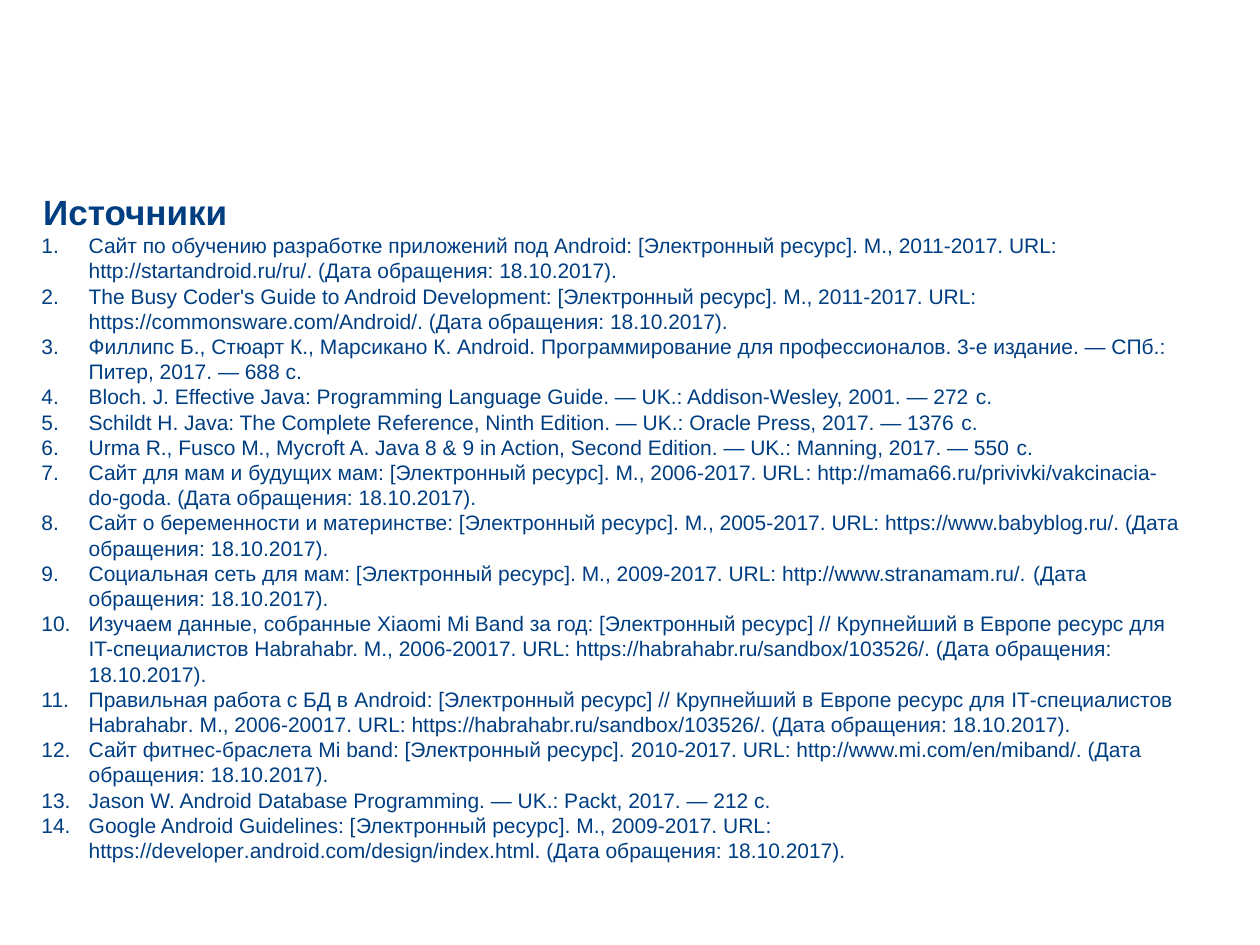
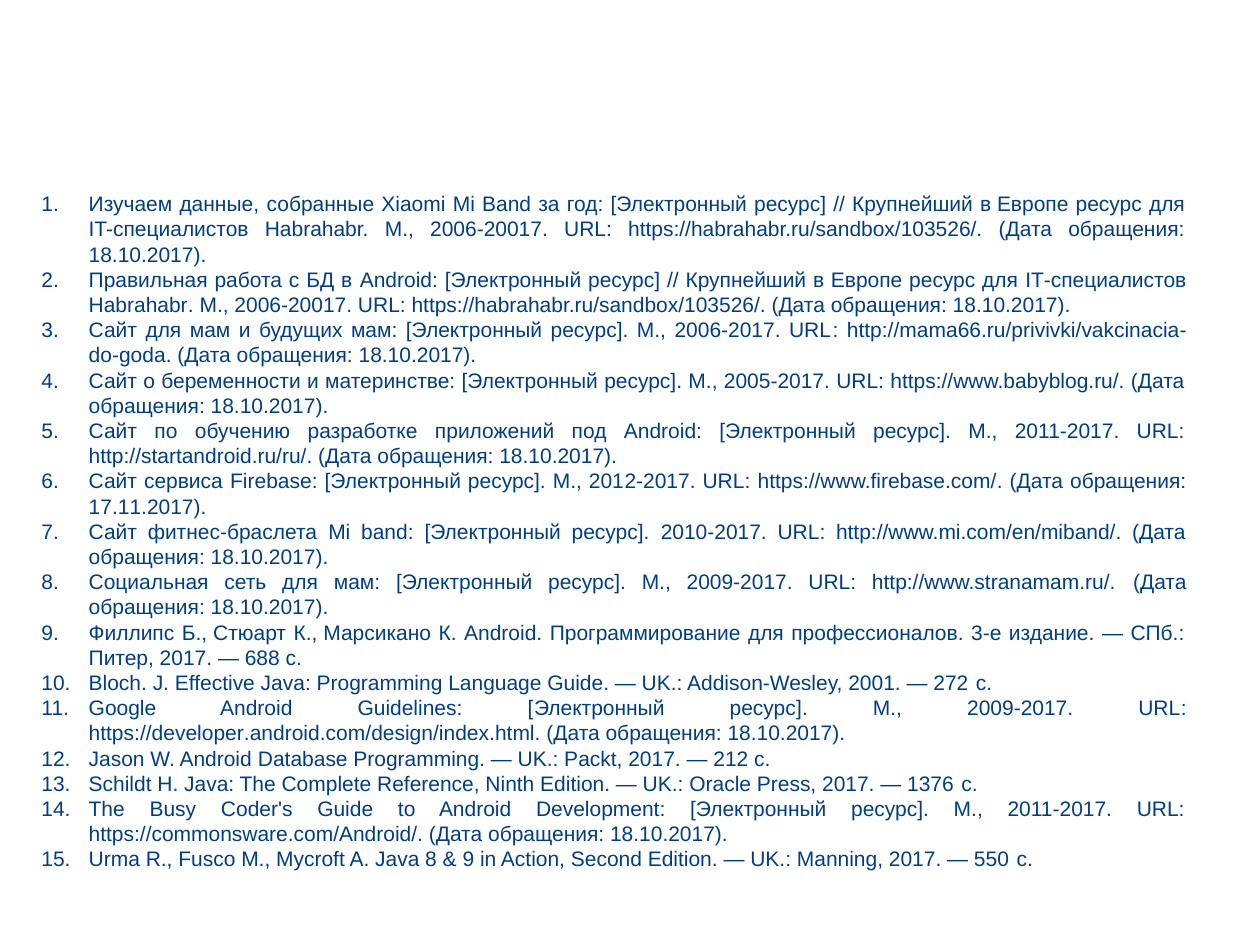
Before and after one commit to arepina/MomAndBaby, a slide deck: slide 9 of docs/Presentation.pptx. Drawn at 1260x945 pixels with LibreOffice and Linux fonts; fonts in the diff are those of the drawing; background and template pictures are left out. Boxes give left, top, right and bottom in pixels: in the first picture for what was removed or moved away, otherwise in the second. Text is boxed around its words. In the diff, an @@ line names an element or a change of style, - is before the commit and + after.

Commit message:
Updated the presentation

```diff
--- a/docs/Presentation.pptx
+++ b/docs/Presentation.pptx
@@ text at bbox=[89, 195, 1187, 417]: text changed; size 20 to 12 pt; bold off @@
-Источники
+1. Изучаем данные, собранные Xiaomi Mi Band за год: [Электронный ресурс] // Крупнейший в Европе ресурс для IT-специалистов Habrahabr. М., 2006-20017. URL: https://habrahabr.ru/sandbox/103526/. (Дата обращения: 18.10.2017).
+2. Правильная работа с БД в Android: [Электронный ресурс] // Крупнейший в Европе ресурс для IT-специалистов Habrahabr. М., 2006-20017. URL: https://habrahabr.ru/sandbox/103526/. (Дата обращения: 18.10.2017).
+3. Сайт для мам и будущих мам: [Электронный ресурс]. М., 2006-2017. URL: http://mama66.ru/privivki/vakcinacia-do-goda. (Дата обращения: 18.10.2017).
+4. Сайт о беременности и материнстве: [Электронный ресурс]. М., 2005-2017. URL: https://www.babyblog.ru/. (Дата обращения: 18.10.2017).
@@ title at bbox=[239, 326, 251, 337]: text changed @@
-Литература, источники
+Литература и Интернет-источники
@@ text at bbox=[89, 422, 1185, 871]: alignment left to justified @@
@@ text at bbox=[89, 472, 1186, 619]: text changed @@
-2. The Busy Coder's Guide to Android Development: [Электронный ресурс]. М., 2011-2017. URL: https://commonsware.com/Android/. (Дата обращения: 18.10.2017).
+6. Сайт сервиса Firebase: [Электронный ресурс]. М., 2012-2017. URL: https://www.firebase.com/. (Дата обращения: 17.11.2017).
+7. Сайт фитнес-браслета Mi band: [Электронный ресурс]. 2010-2017. URL: http://www.mi.com/en/miband/. (Дата обращения: 18.10.2017).
+8. Социальная сеть для мам: [Электронный ресурс]. М., 2009-2017. URL: http://www.stranamam.ru/. (Дата обращения: 18.10.2017).
@@ text at bbox=[89, 464, 1178, 862]: paragraphs removed @@
-7. Сайт для мам и будущих мам: [Электронный ресурс]. М., 2006-2017. URL: http://mama66.ru/privivki/vakcinacia-do-goda. (Дата обращения: 18.10.2017).
-8. Сайт о беременности и материнстве: [Электронный ресурс]. М., 2005-2017. URL: https://www.babyblog.ru/. (Дата обращения: 18.10.2017).
-9. Социальная сеть для мам: [Электронный ресурс]. М., 2009-2017. URL: http://www.stranamam.ru/. (Дата обращения: 18.10.2017).
-10. Изучаем данные, собранные Xiaomi Mi Band за год: [Электронный ресурс] // Крупнейший в Европе ресурс для IT-специалистов Habrahabr. М., 2006-20017. URL: https://habrahabr.ru/sandbox/103526/. (Дата обращения: 18.10.2017).
-11. Правильная работа с БД в Android: [Электронный ресурс] // Крупнейший в Европе ресурс для IT-специалистов Habrahabr. М., 2006-20017. URL: https://habrahabr.ru/sandbox/103526/. (Дата обращения: 18.10.2017).
-12. Сайт фитнес-браслета Mi band: [Электронный ресурс]. 2010-2017. URL: http://www.mi.com/en/miband/. (Дата обращения: 18.10.2017).
-13. Jason W. Android Database Programming. — UK.: Packt, 2017. — 212 с.
-14. Google Android Guidelines: [Электронный ресурс]. М., 2009-2017. URL: https://developer.android.com/design/index.html. (Дата обращения: 18.10.2017).
@@ text at bbox=[89, 699, 1186, 770]: paragraphs added @@
+11. Google Android Guidelines: [Электронный ресурс]. М., 2009-2017. URL: https://developer.android.com/design/index.html. (Дата обращения: 18.10.2017).
+12. Jason W. Android Database Programming. — UK.: Packt, 2017. — 212 с.
@@ text at bbox=[89, 800, 1113, 846]: paragraph added @@
+14. The Busy Coder's Guide to Android Development: [Электронный ресурс]. М., 2011-2017. URL: https://commonsware.com/Android/. (Дата обращения: 18.10.2017).
```
Also in this commit, not shown: 5 other slides changed.
